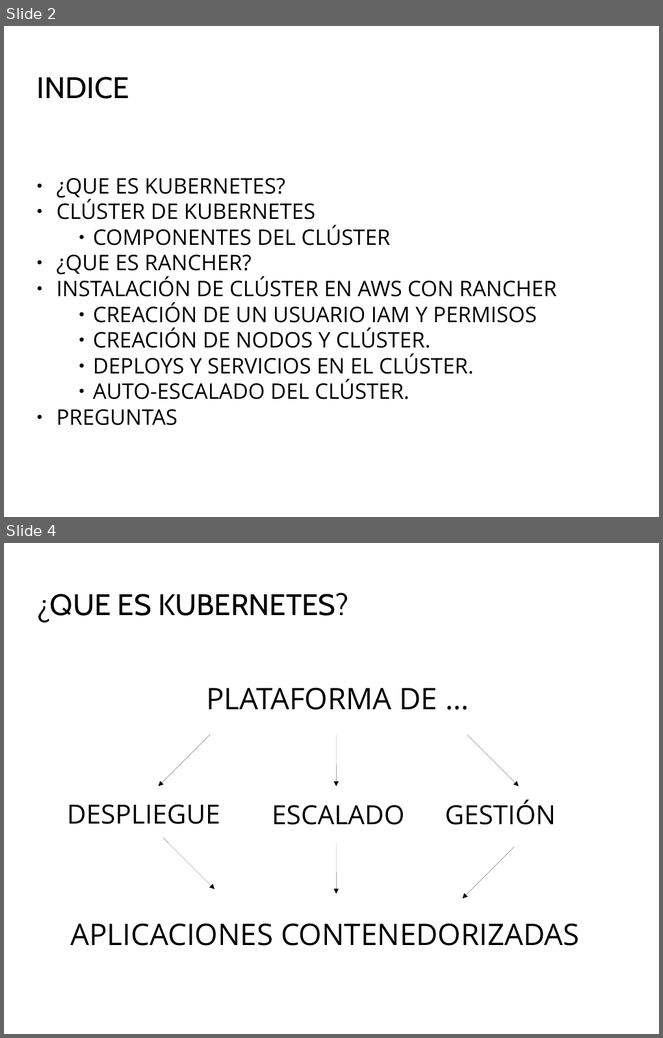
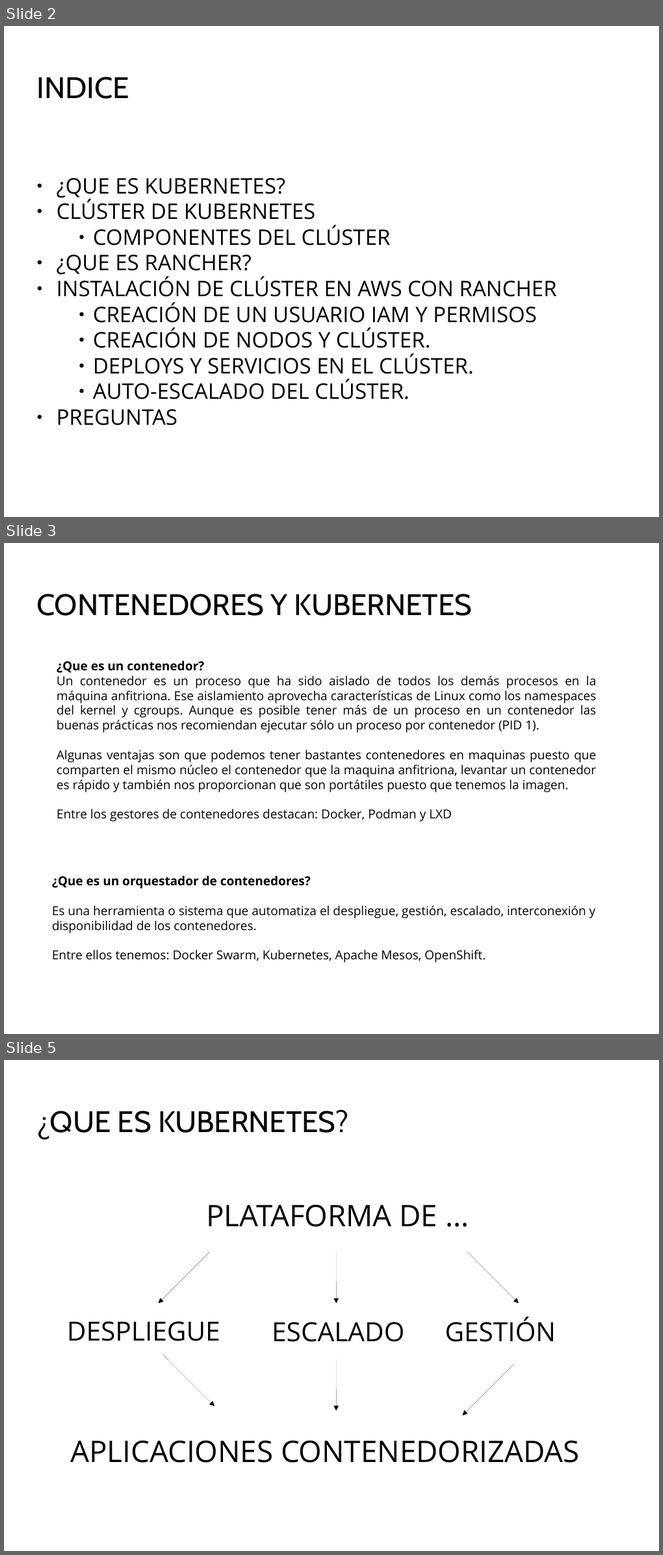
Before and after one commit to Juanjosegongora/kubernetes, a slide deck: proyecto_kubernetes.odp. Shown one above the other, each under a label of ours: slides 2 and 4 before the commit, slides 2, 3 and 5 after it; the slides between them are not shown. The pictures are 663x1038 and 663x1555 pixels, drawn with LibreOffice and Linux fonts; fonts in the diff are those of the drawing; background and template pictures are left out. Boxes give left, top, right and bottom in pixels: in the first picture for what was removed or moved away, otherwise in the second. Text is boxed around its words. In the diff, an @@ line names an element or a change of style, - is before the commit and + after.

```diff
--- a/proyecto_kubernetes.odp
+++ b/proyecto_kubernetes.odp
@@ slide 3 added at box(4, 543, 659, 1034), background picture (left out) @@
@@ title added at box(36, 594, 473, 616), 36 pt, text #000000 @@
+CONTENEDORES Y KUBERNETES
@@ text added at box(57, 661, 597, 822), 15 pt, text #000000 @@
+¿Que es un contenedor?
+Un contenedor es un proceso que ha sido aislado de todos los demás procesos en la máquina anfitriona. Ese aislamiento aprovecha características de Linux como los namespaces del kernel y cgroups. Aunque es posible tener más de un proceso en un contenedor las buenas prácticas nos recomiendan ejecutar sólo un proceso por contenedor (PID 1).
+Algunas ventajas son que podemos tener bastantes contenedores en maquinas puesto que comparten el mismo núcleo el contenedor que la maquina anfitriona, levantar un contenedor es rápido y también nos proporcionan que son portátiles puesto que tenemos la imagen.
+Entre los gestores de contenedores destacan: Docker, Podman y LXD
@@ text added at box(52, 876, 596, 963), 15 pt, text #000000 @@
+¿Que es un orquestador de contenedores?
+Es una herramienta o sistema que automatiza el despliegue, gestión, escalado, interconexión y disponibilidad de los contenedores.
+Entre ellos tenemos: Docker Swarm, Kubernetes, Apache Mesos, OpenShift.
@@ what was slide 4 is now slide 5 @@
```
Also in this commit, not shown: 8 slides changed, 1 other slide added, 1 slide removed.
